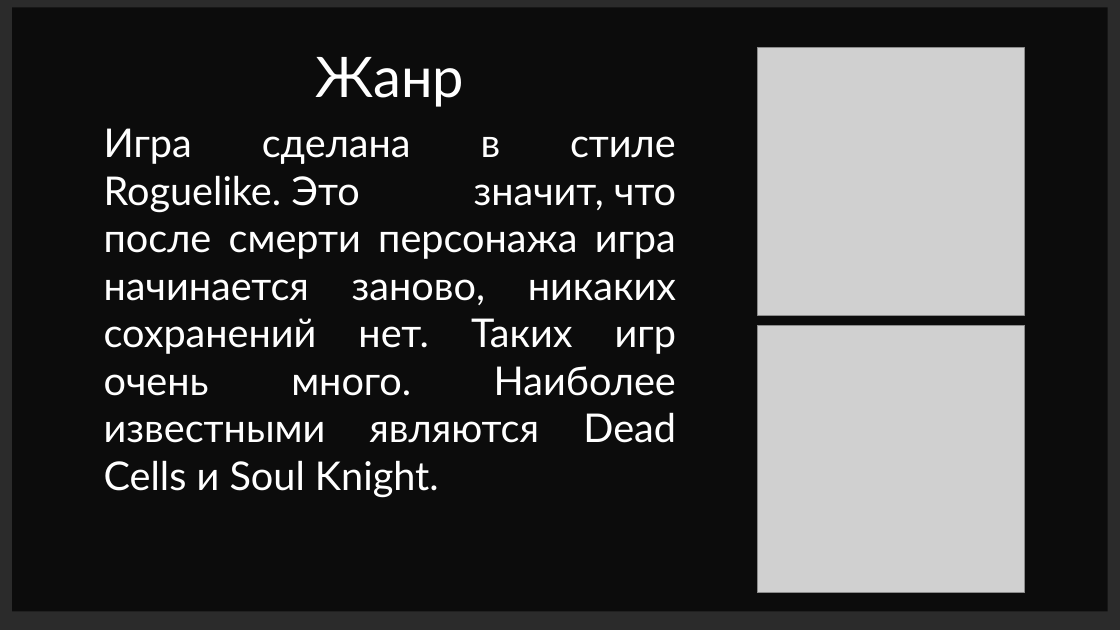
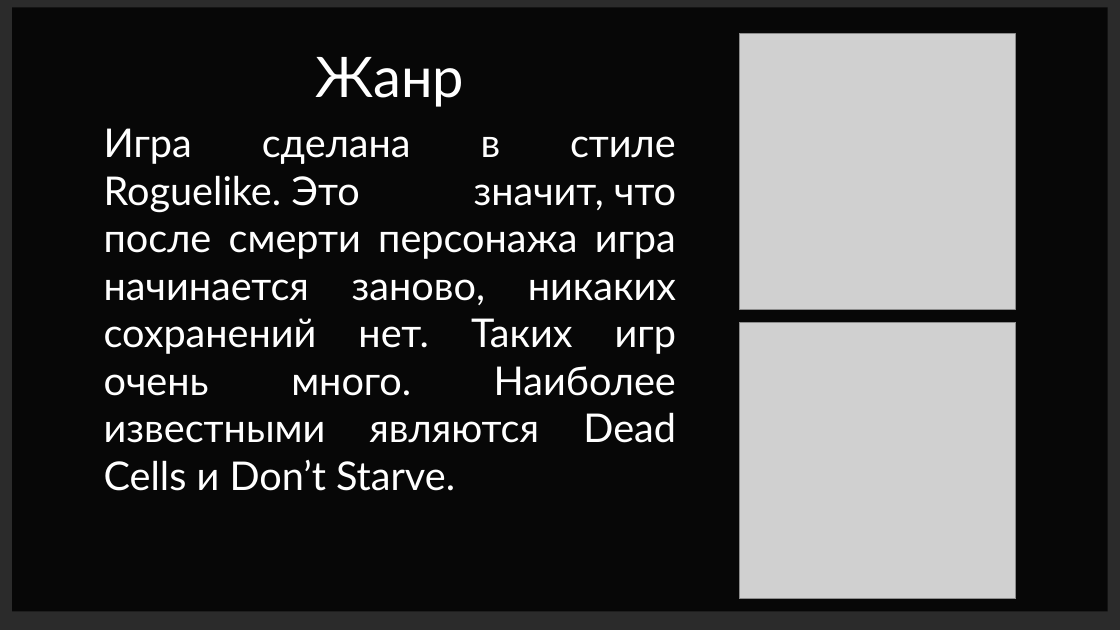
Before and after one commit to fivan999/Kings-and-Pigs, a slide deck: slide 3 of Kings and pigs.pptx (slide 2 before the commit). Drawn at 1120x630 pixels with LibreOffice and Linux fonts; fonts in the diff are those of the drawing; grey boxes stand for pictures; background and template pictures are left out; a plain dark background stands for a picture behind light text. Boxes give left, top, right and bottom in pixels: in the first picture for what was removed or moved away, otherwise in the second. Text is boxed around its words. In the diff, an @@ line names an element or a change of style, - is before the commit and + after.

```diff
--- a/Kings and pigs.pptx
+++ b/Kings and pigs.pptx
@@ rectangle at box(13, 8, 1108, 612): fill #000000 at 70% opacity to #000000 at 82% opacity @@
@@ picture: place and size @@
-picture at box(757, 48, 1024, 315)
+picture at box(739, 34, 1016, 310)
@@ text at box(104, 128, 676, 491): text changed @@
-Игра сделана в стиле Roguelike. Это значит, что после смерти персонажа игра начинается заново, никаких сохранений нет. Таких игр очень много. Наиболее известными являются Dead Cells и Soul Knight.
+Игра сделана в стиле Roguelike. Это значит, что после смерти персонажа игра начинается заново, никаких сохранений нет. Таких игр очень много. Наиболее известными являются Dead Cells и Don’t Starve.
@@ picture: place and size @@
-picture at box(757, 325, 1024, 592)
+picture at box(739, 323, 1016, 599)
```
Also in this commit, not shown: 5 other slides changed, 4 slides added, 4 other files.
